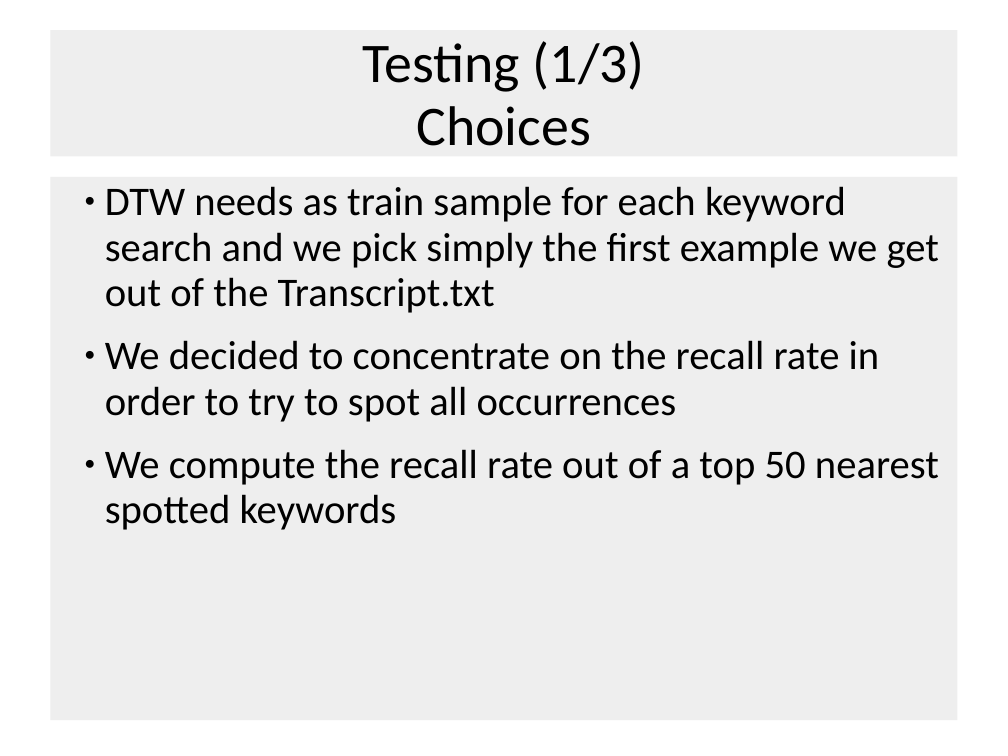
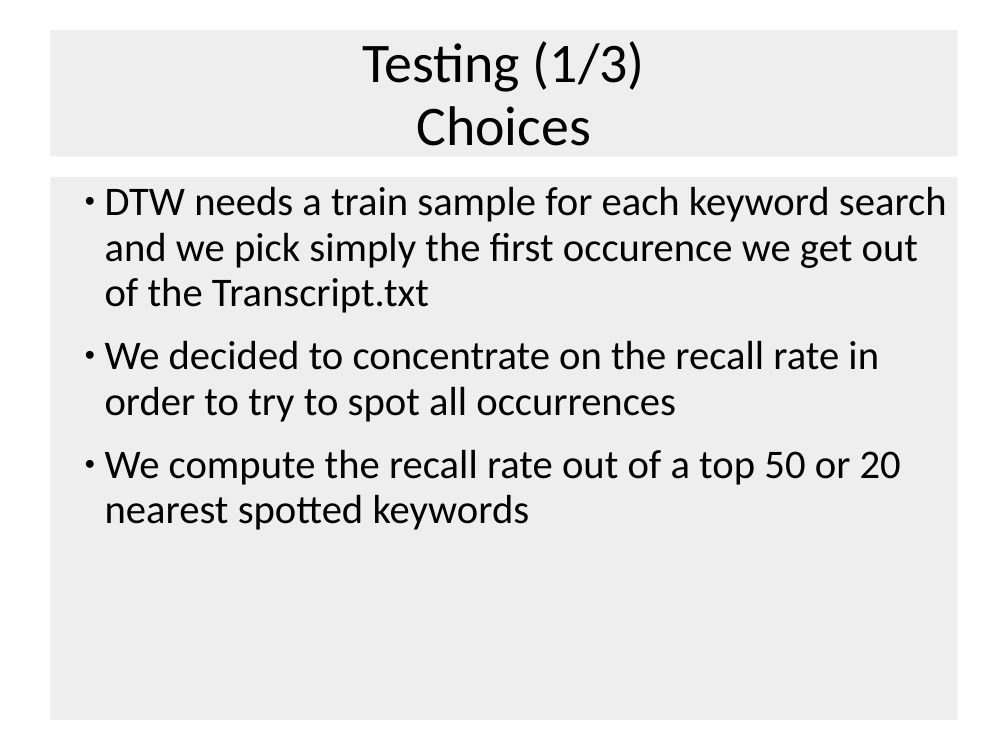
Before and after one commit to SebastianLukas/greenpatterns, a slide deck: slide 7 of KeywordSpotting/Keyword-Spotting-Präsi.ppt. Drawn at 1008x756 pixels with LibreOffice and Linux fonts; fonts in the diff are those of the drawing; background and template pictures are left out. Boxes give left, top, right and bottom in pixels: in the first picture for what was removed or moved away, otherwise in the second. Text is boxed around its words. In the diff, an @@ line names an element or a change of style, - is before the commit and + after.

```diff
--- a/KeywordSpotting/Keyword-Spotting-Präsi.ppt
+++ b/KeywordSpotting/Keyword-Spotting-Präsi.ppt
@@ text at bbox=[105, 186, 947, 313]: text changed @@
-● DTW needs as train sample for each keyword search and we pick simply the first example we get out of the Transcript.txt
+● DTW needs a train sample for each keyword search and we pick simply the first occurence we get out of the Transcript.txt
@@ text at bbox=[105, 449, 901, 530]: text changed @@
-● We compute the recall rate out of a top 50 nearest spotted keywords
+● We compute the recall rate out of a top 50 or 20 nearest spotted keywords
```
Also in this commit, not shown: 5 other slides changed, 1 other file.
